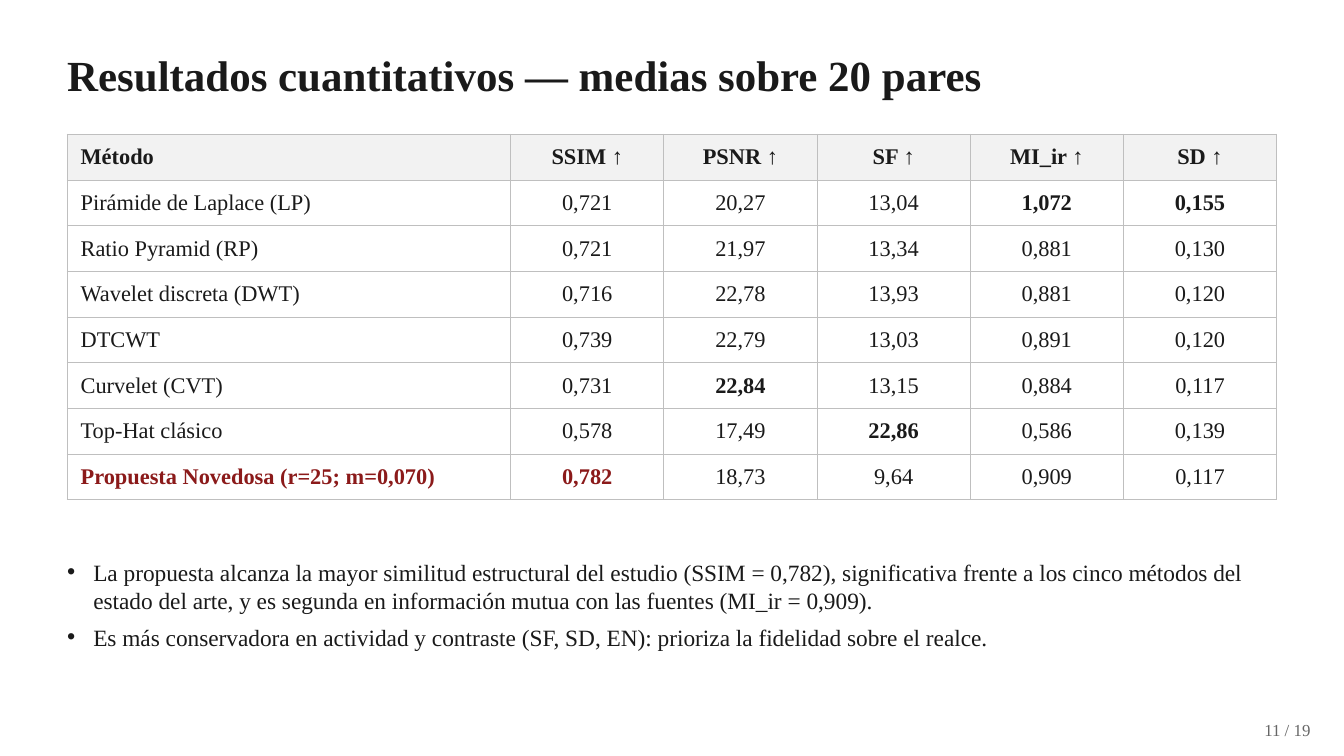
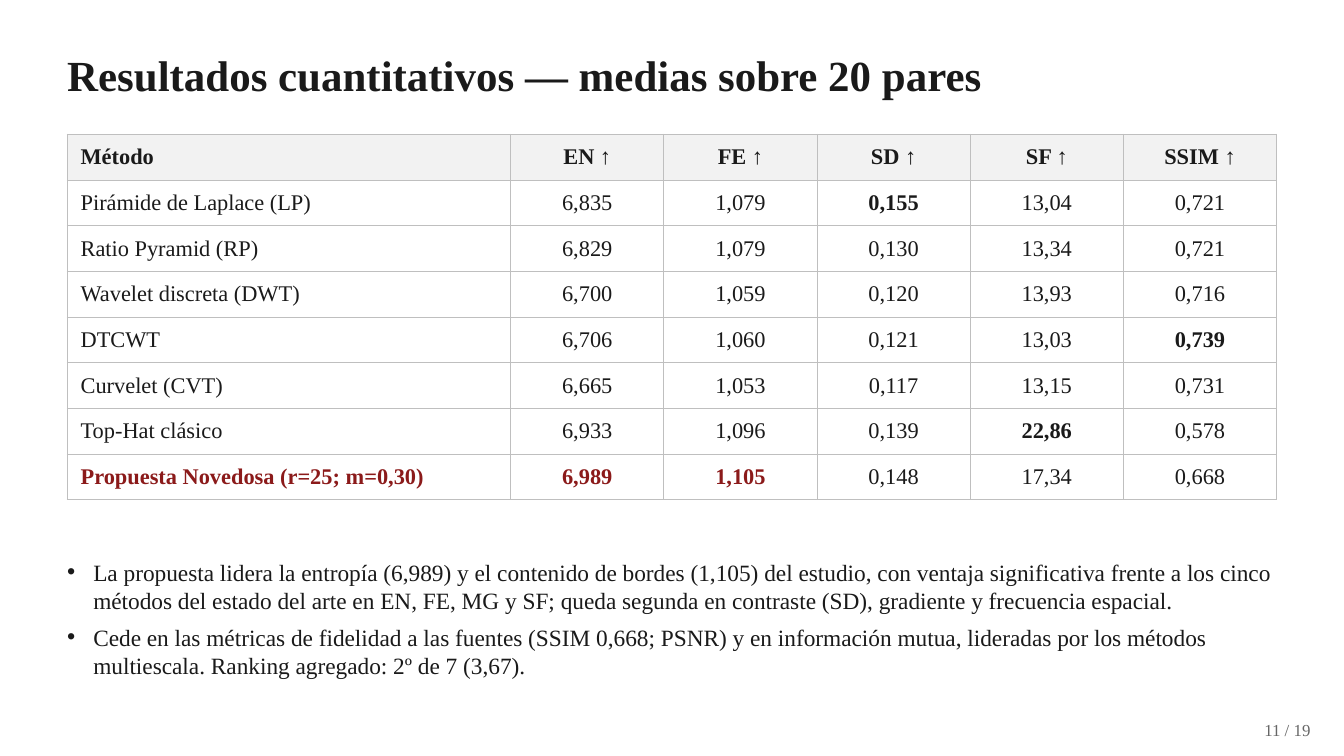
Before and after one commit to YanBajac/TFM_Fusion_Imagenes_Propuesta_Oficial, a slide deck: slide 11 of docs/Tesis_Defensa_Presentacion.pptx. Drawn at 1344x756 pixels with LibreOffice and Linux fonts; fonts in the diff are those of the drawing. Boxes give left, top, right and bottom in pixels: in the first picture for what was removed or moved away, otherwise in the second. Text is boxed around its words. In the diff, an @@ line names an element or a change of style, - is before the commit and + after.

Commit message:
Config oficial r=25, m=0,30: rango publicado sin modificaciones y criterio "mayor es mejor"
Optimizacion fiel a Ortega y Espinoza (2025): aptitud F_o con el rango publicado
m en [0,30; 2,00]; las 25 configuraciones del Cuadro 1 convergen al piso del rango
(m* = 0,30). El radio r = 25 se adopta porque, a igual peso, maximiza las nueve
metricas de evaluacion —todas de tipo "mayor es mejor"— y activa el banco completo
de cinco elementos estructurantes.

Resultados (20 pares TNO, recomputados):
- Ranking agregado: 2o de 7 (3,67), tras la piramide de Laplace (3,44)
- Primera en entropia (6,9888) y contenido de bordes (1,1045); segunda en SD, MG y SF
- Wilcoxon-Holm vs los 5 metodos del estado del arte: gana a los cinco en EN, FE, MG
  y SF, y a cuatro de cinco en SD; cede en fidelidad (SSIM, PSNR) e informacion mutua
- Frente al Top-Hat clasico gana en 6 de 9 metricas, incluida SSIM (0,668 vs 0,578)

Deteccion (reentrenada): LLVIP mAP@0,5 = 0,913, en el extremo inferior de la banda de
fusiones; M3FD mAP = 0,211 y promedio del par complementario 0,124. H3 queda NO
sostenida y se reformula como aporte metodologico: optimizar las metricas de actividad
y optimizar el desempeno en tarea son objetivos distintos y deben reportarse por separado.

Se agregan los analisis que sustentan la decision: analisis_aptitud_operador.py
(ganancia de detalle del operador y descomposicion de F_o), barrido_metricas_vs_m.py
(las nueve metricas frente a m) y comparativa_visual_m.py (control de saturacion).

```diff
--- a/docs/Tesis_Defensa_Presentacion.pptx
+++ b/docs/Tesis_Defensa_Presentacion.pptx
@@ table at [67, 134, 1277, 493] @@
-row 1: Método | SSIM ↑ | PSNR ↑ | SF ↑ | MI_ir ↑ | SD ↑
+row 1: Método | EN ↑ | FE ↑ | SD ↑ | SF ↑ | SSIM ↑
-row 2: Pirámide de Laplace (LP) | 0,721 | 20,27 | 13,04 | 1,072 | 0,155
+row 2: Pirámide de Laplace (LP) | 6,835 | 1,079 | 0,155 | 13,04 | 0,721
-row 3: Ratio Pyramid (RP) | 0,721 | 21,97 | 13,34 | 0,881 | 0,130
+row 3: Ratio Pyramid (RP) | 6,829 | 1,079 | 0,130 | 13,34 | 0,721
-row 4: Wavelet discreta (DWT) | 0,716 | 22,78 | 13,93 | 0,881 | 0,120
+row 4: Wavelet discreta (DWT) | 6,700 | 1,059 | 0,120 | 13,93 | 0,716
-row 5: DTCWT | 0,739 | 22,79 | 13,03 | 0,891 | 0,120
+row 5: DTCWT | 6,706 | 1,060 | 0,121 | 13,03 | 0,739
-row 6: Curvelet (CVT) | 0,731 | 22,84 | 13,15 | 0,884 | 0,117
+row 6: Curvelet (CVT) | 6,665 | 1,053 | 0,117 | 13,15 | 0,731
-row 7: Top-Hat clásico | 0,578 | 17,49 | 22,86 | 0,586 | 0,139
+row 7: Top-Hat clásico | 6,933 | 1,096 | 0,139 | 22,86 | 0,578
-row 8: Propuesta Novedosa (r=25; m=0,070) | 0,782 | 18,73 | 9,64 | 0,909 | 0,117
+row 8: Propuesta Novedosa (r=25; m=0,30) | 6,989 | 1,105 | 0,148 | 17,34 | 0,668
@@ text at [93, 564, 1270, 679]: text changed @@
-• La propuesta alcanza la mayor similitud estructural del estudio (SSIM = 0,782), significativa frente a los cinco métodos del estado del arte, y es segunda en información mutua con las fuentes (MI_ir = 0,909).
-• Es más conservadora en actividad y contraste (SF, SD, EN): prioriza la fidelidad sobre el realce.
+• La propuesta lidera la entropía (6,989) y el contenido de bordes (1,105) del estudio, con ventaja significativa frente a los cinco métodos del estado del arte en EN, FE, MG y SF; queda segunda en contraste (SD), gradiente y frecuencia espacial.
+• Cede en las métricas de fidelidad a las fuentes (SSIM 0,668; PSNR) y en información mutua, lideradas por los métodos multiescala. Ranking agregado: 2º de 7 (3,67).
```
Also in this commit, not shown: 9 other slides changed, 51 other files.
